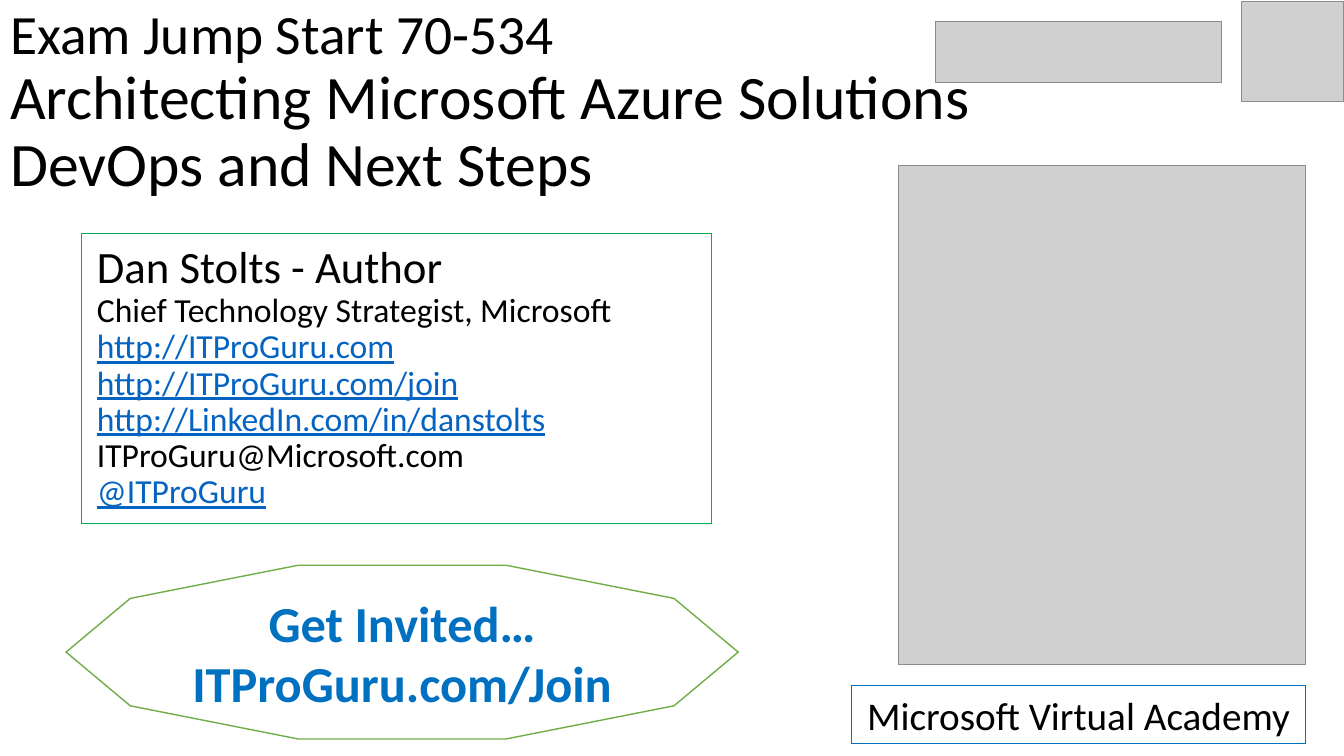
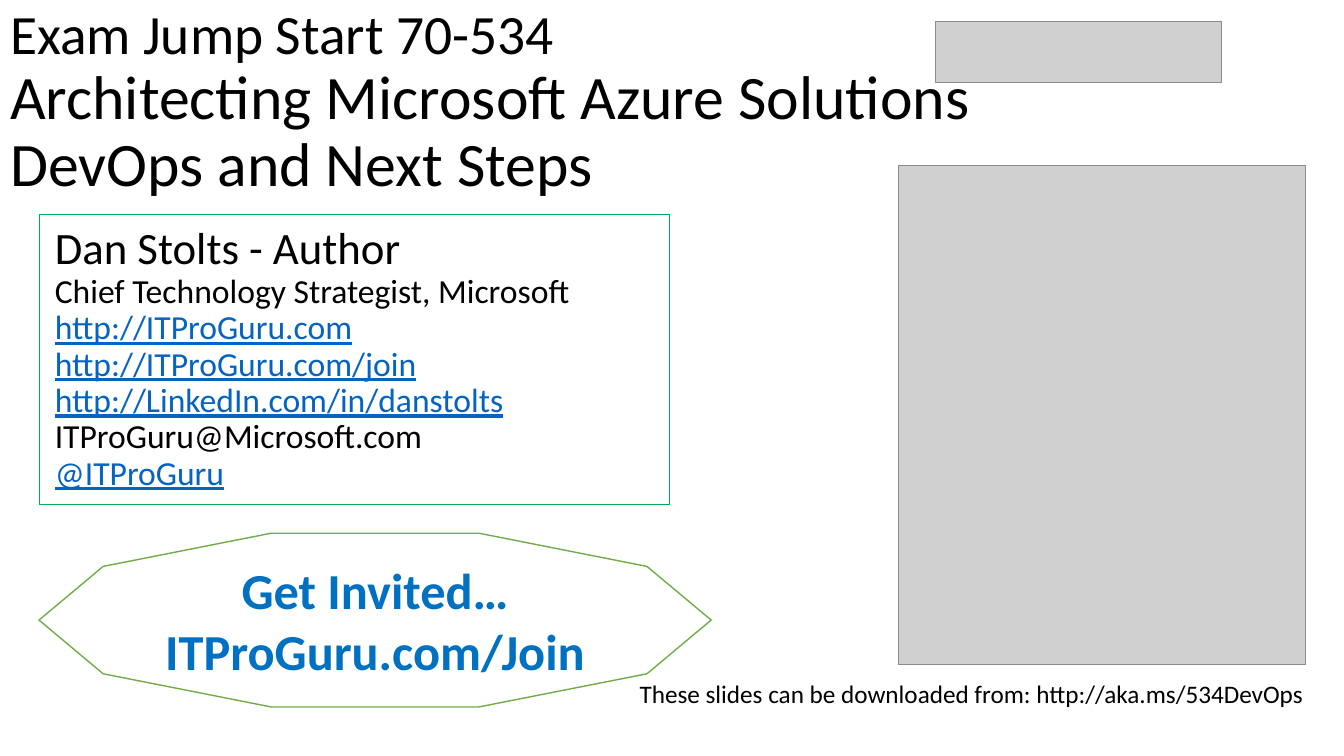
Before and after one commit to guruskill/70-534, a slide deck: slide 1 of Events/2017-06-13-NYC/Presentations/70-534-DevOps-and-NextSteps.pptx. Drawn at 1344x756 pixels with LibreOffice and Linux fonts; fonts in the diff are those of the drawing; grey boxes stand for pictures. Boxes give left, top, right and bottom in pixels: in the first picture for what was removed or moved away, otherwise in the second. Text is boxed around its words. In the diff, an @@ line names an element or a change of style, - is before the commit and + after.

```diff
--- a/Events/2017-06-13-NYC/Presentations/70-534-DevOps-and-NextSteps.pptx
+++ b/Events/2017-06-13-NYC/Presentations/70-534-DevOps-and-NextSteps.pptx
@@ picture removed at (x1=1241, y1=2, x2=1344, y2=102) @@
@@ rectangle "Dan Stolts - Author" moved from (x1=81, y1=233, x2=711, y2=523) to (x1=39, y1=215, x2=669, y2=505) @@
@@ decagon "Get Invited…" moved from (x1=67, y1=566, x2=739, y2=739) to (x1=39, y1=533, x2=712, y2=707) @@
@@ text added at (x1=640, y1=685, x2=1302, y2=707), 18 pt, text #000000 @@
+These slides can be downloaded from: http://aka.ms/534DevOps
@@ rectangle removed at (x1=852, y1=687, x2=1307, y2=744) @@
-Microsoft Virtual Academy
```
Also in this commit, not shown: 1 other slide changed, 2 slides added, 1 slide removed, 4 other files.
